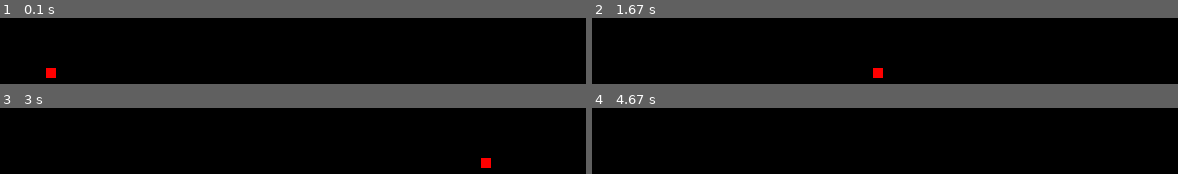
Above: before the commit, frames 1-4 (two rows, left to right).
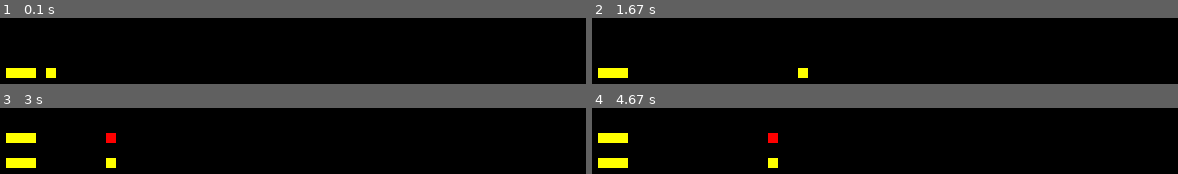
Above: after the commit, the same moments.

Repository: Kristian-Roopnarine/Snake-PyGame
Game: pygame game, started from Snake.py
The game is run twice, just before and just after one commit, with the same random seed, the same clock (stepped at 60 frames per second) and the same inputs.
Inputs:
- Up to frame 1 (0.1 s): no input
- Up to frame 2 (1.67 s): hold Right 0.33-0.8 s; hold Up 0.83-1.3 s; hold Right from 1.33 s (still down)
- Up to frame 3 (3 s): release Right at 1.8 s; hold Left 1.83-2.37 s; hold Down 2.4-2.7 s; hold Left from 2.73 s (still down)
- Up to frame 4 (4.67 s): release Left at 3.13 s; hold Up 3.17-3.53 s; hold Right 3.57-4.2 s; hold Down 4.23-4.6 s; hold Left from 4.63 s (still down)

The runs differ from the first frame. In frame 1, 1.0% of the frame differs, in the area x 1-10%, y 75-91%; in frame 2, 1.3%; in frame 3, 2.3%, in the area x 1-84%, y 37-91%; in frame 4, 2.1%.

Commit message:
Snake moves well but for some reason two snakes are being created.

Diff:
--- a/App.py
+++ b/App.py
@@ -25,11 +25,11 @@
                 if i == 0 and j == 0: # if snake head
                     head = pygame.Rect(self.player.x[i],self.player.y[j],self.block,self.block)
                     pygame.draw.rect(self.screen,self.player.head_color,head)
-                    self.snake.append(head)
+                    #self.snake.append(head)
                 else: # if body
                     rect = pygame.Rect(self.player.x[i],self.player.y[j],self.block,self.block)
                     pygame.draw.rect(self.screen,self.player.body_color,rect)
-                    self.snake.append(rect)
+                    #self.snake.append(rect)
 
     def drawGame(self):
         for y in range(self.height//10):
@@ -40,7 +40,7 @@
     def updateGame(self):
         self.screen.fill(self.background)
         self.drawSnake()
-        pygame.display.update(self.snake)
+        pygame.display.update()
 
     def drawApple(self):
         pass
@@ -56,6 +56,9 @@
                 if event.type == pygame.QUIT:
                     self.endApp()
 
+                if event.type == pygame.KEYDOWN:
+                    self.player.change_direction(event.key)
+
             self.player.move()
             self.updateGame()
 
--- a/Player.py
+++ b/Player.py
@@ -1,8 +1,8 @@
 class Player:
 
     def __init__(self):
-        self.x = [50] # position 0 is head
-        self.y = [50] # position 0 is head
+        self.x = [50,40,30,20] # position 0 is head
+        self.y = [50,50,50,50] # position 0 is head
         self.head_color =(255,0,0)
         self.body_color = (255,255,0)
         self.speed = 5
@@ -19,22 +19,21 @@
             self.x[0] -= self.speed
         elif self.direction == 2: # go up
             self.y[0] -= self.speed
-        elif self.direction ==3: # go down
+        elif self.direction == 3: # go down
             self.y[0] += self.speed
 
-        print(self.x,self.y)
             #update position of body
 
 
     def change_direction(self,e):
         if e == 273:
-            pass
+            self.direction = 2
         elif e == 274:
-            pass
+            self.direction = 3
         elif e == 275:
-            pass
+            self.direction = 0
         elif e == 276:
-            pass
+            self.direction = 1
 
     def add_body(self):
         pass
